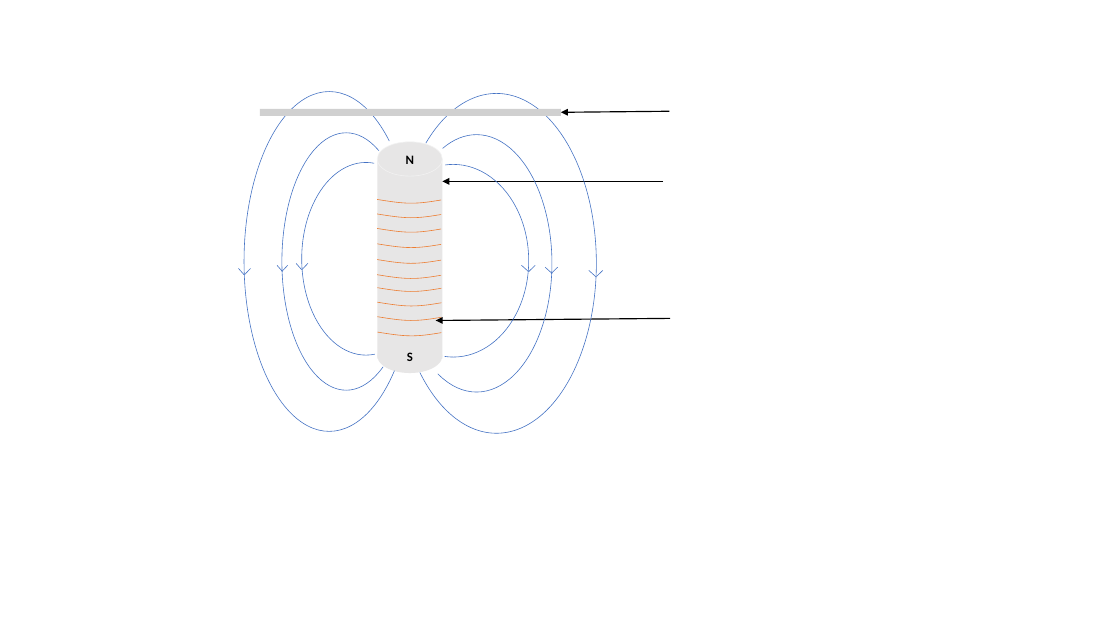
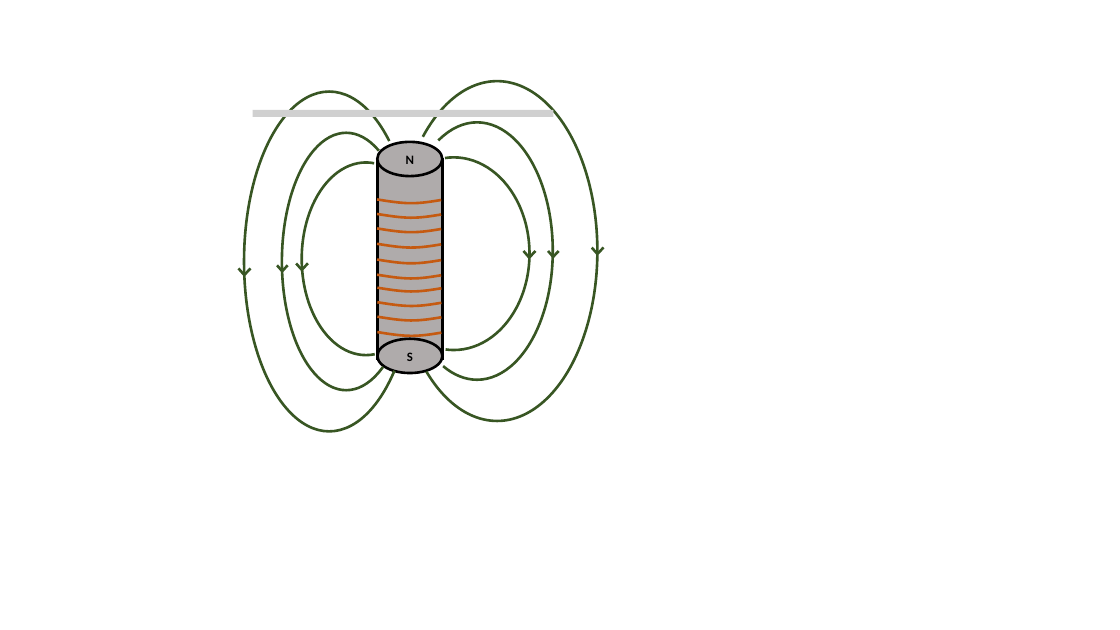
Before and after one commit to Chrismorel7/TIPE---Micro_guitare_elec, a slide deck: slide 2 of Attachment/Schema/schema.pptx. Drawn at 1120x630 pixels with LibreOffice and Linux fonts; fonts in the diff are those of the drawing; grey boxes stand for pictures. Boxes give left, top, right and bottom in pixels: in the first picture for what was removed or moved away, otherwise in the second. Text is boxed around its words. In the diff, an @@ line names an element or a change of style, - is before the commit and + after.

```diff
--- a/Attachment/Schema/schema.pptx
+++ b/Attachment/Schema/schema.pptx
@@ arc (boxed as its full ellipse) at [397, 82, 597, 422]: outline #4472C4 0.5 pt to #385723 2.25 pt; proportions changed; mirrored; rotation 180 to 0 degrees @@
@@ picture: place and size @@
-picture at [260, 109, 560, 116]
+picture at [253, 110, 554, 117]
@@ arrow removed from (670, 111) to (561, 113) @@
@@ ellipse "N" at [377, 142, 442, 176]: fill #E7E6E6 to #AFABAB; outline #F2F2F2 0.5 pt to #000000 2.25 pt @@
@@ arc (boxed as its full ellipse) at [402, 123, 553, 380]: outline #4472C4 0.5 pt to #385723 2.25 pt; mirrored; rotation 180 to 0 degrees @@
@@ outline #4472C4 0.5 pt to #385723 2.25 pt in 3 elements at [282, 133, 411, 390], [244, 92, 414, 432], [302, 162, 430, 355] @@
@@ rectangle at [377, 159, 442, 359]: fill #E7E6E6 to #AFABAB; outline none to #000000 2.25 pt @@
@@ arc (boxed as its full ellipse) at [378, 157, 529, 350]: outline #4472C4 0.5 pt to #385723 2.25 pt; mirrored; rotation 180 to 0 degrees @@
@@ arrow removed from (663, 181) to (443, 181) @@
@@ line (239, 269) - (244, 275): stroke #4472C4 0.5 pt to #385723 2.25 pt @@
@@ line (245, 275) - (250, 269): stroke #4472C4 0.5 pt to #385723 2.25 pt @@
@@ line (277, 266) - (282, 271): stroke #4472C4 0.5 pt to #385723 2.25 pt @@
@@ line (281, 271) - (288, 266): stroke #4472C4 0.5 pt to #385723 2.25 pt @@
@@ line (297, 264) - (302, 270): stroke #4472C4 0.5 pt to #385723 2.25 pt @@
@@ line (302, 270) - (308, 264): stroke #4472C4 0.5 pt to #385723 2.25 pt @@
@@ line (523, 251) - (529, 257): stroke #4472C4 0.5 pt to #385723 2.25 pt @@
@@ line (529, 257) - (536, 251): stroke #4472C4 0.5 pt to #385723 2.25 pt @@
@@ line moved from (552, 274) - (545, 267) to (548, 251) - (554, 257) @@
@@ line (548, 251) - (554, 257): stroke #4472C4 0.5 pt to #385723 2.25 pt @@
@@ 3 lines: place and size @@
-3 lines at [522, 266, 558, 274]
+3 lines at [523, 251, 559, 257]
@@ line (553, 257) - (559, 251): stroke #4472C4 0.5 pt to #385723 2.25 pt @@
@@ line moved from (596, 276) - (589, 271) to (592, 248) - (597, 254) @@
@@ line (592, 248) - (597, 254): stroke #4472C4 0.5 pt to #385723 2.25 pt @@
@@ line moved from (603, 271) - (597, 276) to (597, 254) - (604, 248) @@
@@ line (597, 254) - (604, 248): stroke #4472C4 0.5 pt to #385723 2.25 pt @@
@@ arrow removed from (670, 318) to (436, 321) @@
@@ ellipse "S" at [377, 339, 442, 373]: fill #E7E6E6 to #AFABAB; outline none to #000000 2.25 pt @@
@@ outline #ED7D31 0.5 pt to #C55A11 2.25 pt in 10 elements at [377, 199, 441, 203], [377, 214, 441, 218], [377, 229, 441, 233], [377, 244, 441, 248], [377, 260, 441, 264], [377, 275, 441, 279], [377, 287, 441, 292], [377, 302, 441, 307], [377, 317, 441, 321], [377, 332, 441, 336] @@
```
Also in this commit, not shown: 1 other slide changed, 20 other files.
